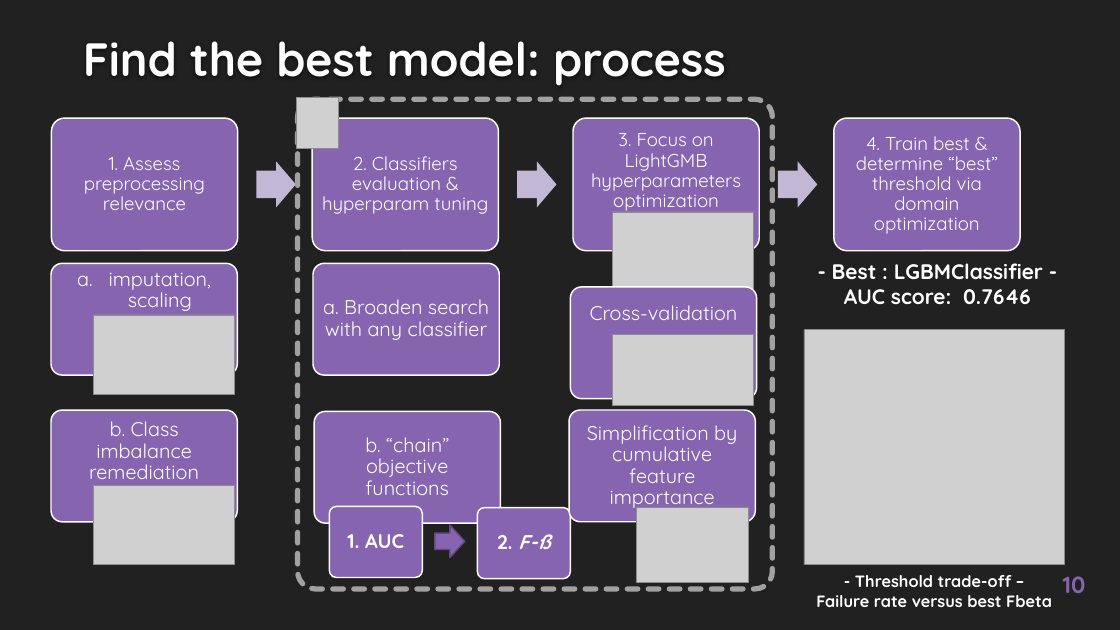
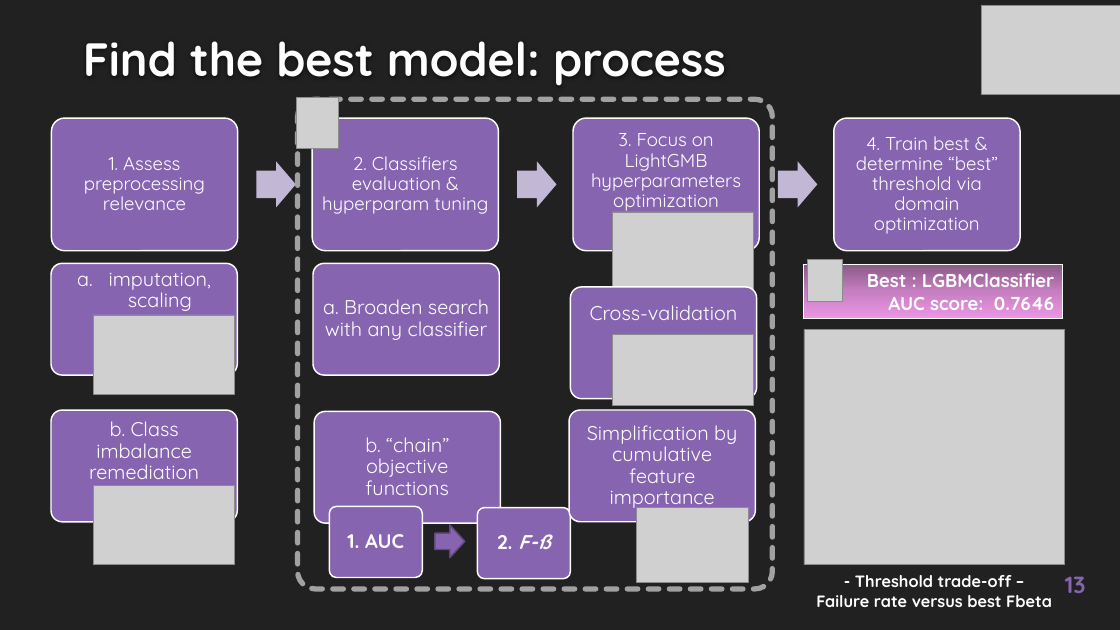
Before and after one commit to EtienneLardeur/P7_Scoring, a slide deck: slide 13 of P7_Support.pptx (slide 10 before the commit). Drawn at 1120x630 pixels with LibreOffice and Linux fonts; fonts in the diff are those of the drawing; grey boxes stand for pictures; background and template pictures are left out. Boxes give left, top, right and bottom in pixels: in the first picture for what was removed or moved away, otherwise in the second. Text is boxed around its words. In the diff, an @@ line names an element or a change of style, - is before the commit and + after.

```diff
--- a/P7_Support.pptx
+++ b/P7_Support.pptx
@@ picture added at (x1=981, y1=5, x2=1120, y2=94) @@
@@ rectangle "Best : LGBMClassifier" resized from (x1=832, y1=263, x2=1043, y2=304) to (x1=804, y1=265, x2=1063, y2=318) @@
@@ rectangle "Best : LGBMClassifier" at (x1=804, y1=265, x2=1063, y2=318): fill none to gradient #8C5988 to #C77FC2 to #ED97E6; outline none to #FFFFFF 0.75 pt @@
@@ picture added at (x1=807, y1=260, x2=842, y2=301) @@
@@ text in rectangle at (x1=867, y1=268, x2=1054, y2=287): text changed; size 18 to 16 pt @@
-- Best : LGBMClassifier -
+Best : LGBMClassifier
@@ text in rectangle at (x1=888, y1=297, x2=1054, y2=310): size 18 to 16 pt in "AUC score: 0.7646"; alignment centre to right @@
@@ page number at (x1=1065, y1=576, x2=1086, y2=593): text changed @@
-10
+13
```
Also in this commit, not shown: 14 other slides changed, 8 slides added, 2 slides removed, 4 other files.
